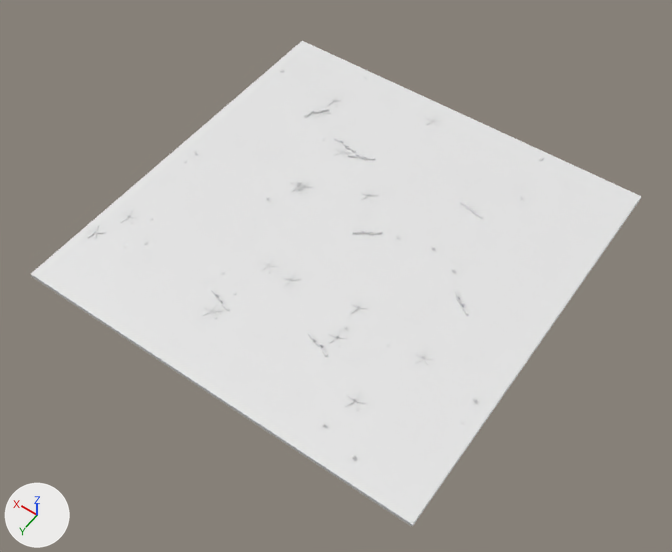
One commit to the FBX model Assets/Art/Models/SH10_L02_Floor.fbx: the scene before it, then after it.
The view is the same before and after, from a camera (50 mm lens) standing at (-15.8, 22.9, 32.4) and looking at (-0.8, 2.0, -0.4). The axes (+X, +Y, +Z) are drawn at lower left. The lights are the same throughout. The first picture is the older version.

The older version as bpy lines, for what is in view:
```python
me_cube_015 = bpy.data.meshes.new('Cube.015')
me_cube_015.from_pydata(...)  # 1686 vertices, 1268 faces; spans x -10.0..10.0, y -10.0..10.0, z -0.2..0.2
# faces by material slot: [6, 13, 35, 144, 480, 70, 200, 320]
me_cube_015.materials.append(mat_sh10_l02_floor_base)  # white #e7e7e7
me_cube_015.materials.append(mat_sh10_l02_floor_soil)  # white #e7e7e7
me_cube_015.materials.append(mat_sh10_l02_floor_leaves)  # white #e7e7e7
me_cube_015.materials.append(mat_sh10_l02_floor_root)  # white #e7e7e7
me_cube_015.materials.append(mat_sh10_l02_floor_fern)  # white #e7e7e7
me_cube_015.materials.append(mat_sh10_l02_floor_bone)  # white #e7e7e7
me_cube_015.materials.append(mat_sh10_l02_floor_glow)  # white #e7e7e7
me_cube_015.materials.append(mat_sh10_l02_floor_stone)  # white #e7e7e7
ob_sh10_l02_floor = bpy.data.objects.new('SH10_L02_Floor', me_cube_015)
ob_sh10_l02_floor.location = (0.0, 0.0, 0.0)
```
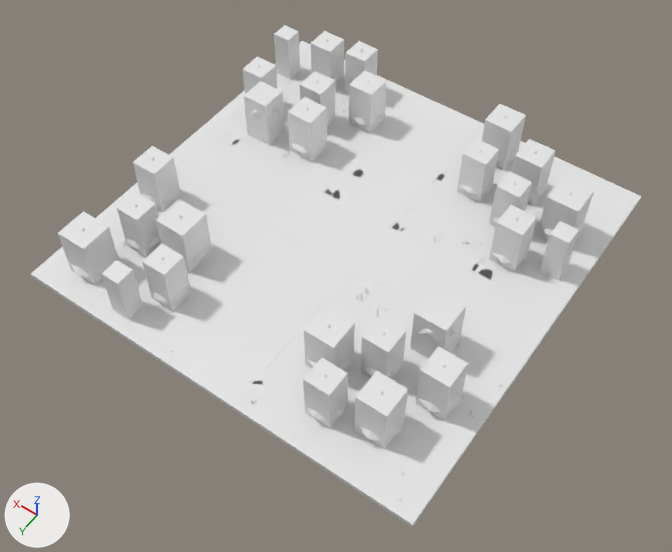
The change, as a list of edits to the scene's bpy script:
```text
Change me_cube_015:
    remove me_cube_015.from_pydata(...)  # 1686 vertices, 1268 faces; spans x -10.0..10.0, y -10.0..10.0, z -0.2..0.2
    add me_cube_015.from_pydata(...)  # 1576 vertices, 1176 faces; spans x -10.0..10.0, y -10.0..10.0, z -0.2..0.3
    me_cube_015 part 1: the loose piece of 7 vertices spanning x -9.0..-8.3, y -4.7..-4.0, z 0.0 is turned 97 degrees about the z axis through its middle and scaled by 0.904, then moved by (10.9, 2.9, 0.0)
    me_cube_015 part 2: the loose piece of 7 vertices spanning x 1.1..2.4, y 2.7..3.7, z 0.0 is turned 8.5 degrees about the z axis through its middle and scaled by 0.624, then moved by (-8.1, -4.8, 0.0), in mat_sh10_l02_floor_soil (white #e7e7e7)
    me_cube_015 part 3: the loose piece of 7 vertices spanning x -5.1..-4.1, y -8.0..-7.0, z 0.0 is copied, and the copy is turned 142.1 degrees about the z axis through its middle and scaled by 0.953, then moved by (3.1, 5.9, 0.0), in mat_sh10_l02_floor_soil (white #e7e7e7); it spans x -2.0..-1.1, y -2.1..-1.2, z 0.0
    me_cube_015 part 4: the loose piece of 7 vertices spanning x -4.6..-3.5, y 2.8..3.8, z 0.0 is copied, and the copy is turned -133.6 degrees about the z axis through its middle and scaled by 0.944, then moved by (6.0, -4.7, 0.0), in mat_sh10_l02_floor_soil (white #e7e7e7); it spans x 1.4..2.3, y -2.1..-0.9, z 0.0
    me_cube_015 part 5: the loose piece of 7 vertices spanning x -7.1..-5.3, y -0.9..0.4, z 0.0 is copied, and the copy is turned -21.7 degrees about the z axis through its middle and scaled by 0.669, then moved by (0.1, -1.4, 0.0), in mat_sh10_l02_floor_soil (white #e7e7e7); it spans x -6.7..-5.7, y -2.1..-1.2, z 0.0
    me_cube_015 part 6: the loose piece of 7 vertices spanning x -4.6..-3.5, y 2.8..3.8, z 0.0 is copied, and the copy is scaled about its middle by (-0.848, -0.792, 1), then moved by (12.3, -5.0, 0.0), in mat_sh10_l02_floor_soil (white #e7e7e7); it spans x 7.8..8.7, y -2.1..-1.3, z 0.0
    me_cube_015 part 7: the loose piece of 7 vertices spanning x 6.3..7.7, y 5.8..7.0, z 0.0 is copied, and the copy is scaled about its middle by (0.424, 0.531, 1), then moved by (0.8, -8.1, 0.0), in mat_sh10_l02_floor_soil (white #e7e7e7); it spans x 7.4..8.0, y -2.0..-1.3, z 0.0
    me_cube_015 part 8: the loose piece of 7 vertices spanning x -3.6..-2.3, y 7.7..9.1, z 0.0 is copied, and the copy is turned 62.7 degrees about the z axis through its middle and scaled by 0.62, then moved by (1.5, -0.2, 0.0); it spans x -1.9..-1.1, y 7.8..8.7, z 0.0
    me_cube_015 part 9: the loose piece of 7 vertices spanning x -7.1..-5.3, y -0.9..0.4, z 0.0 is copied, and the copy is scaled about its middle by (-0.577, -0.592, 1), then moved by (7.7, -3.2, 0.0), in mat_sh10_l02_floor_soil (white #e7e7e7); it spans x 1.0..2.0, y -3.8..-3.0, z 0.0
    me_cube_015 part 10: 155 loose pieces with 1378 vertices, spanning x -9.4..9.8, y -9.6..9.8, z -0.1..0.2, are deleted
    me_cube_015 part 11: 6 vertices moved within x -2.7..9.0, y 1.4..6.4, z 0.0; 230 vertices removed from x -9.3..9.4, y -9.4..7.4, z 0.0..0.1; 1330 vertices added at x -10.0..10.0, y -10.0..10.0, z 0.0..0.3
    other edits to the shape of me_cube_015 do not show in these pictures
    remove me_cube_015.materials.append(mat_sh10_l02_floor_leaves)  # white #e7e7e7
    remove me_cube_015.materials.append(mat_sh10_l02_floor_root)  # white #e7e7e7
    remove me_cube_015.materials.append(mat_sh10_l02_floor_fern)  # white #e7e7e7
    remove me_cube_015.materials.append(mat_sh10_l02_floor_bone)  # white #e7e7e7
    add me_cube_015.materials.append(mat_sh10_l02_floor_moss)  # white #e7e7e7
    add me_cube_015.materials.append(mat_sh10_l02_floor_tuft)  # white #e7e7e7
    add me_cube_015.materials.append(mat_sh10_l02_floor_flower1)  # white #e7e7e7
    add me_cube_015.materials.append(mat_sh10_l02_floor_flower2)  # white #e7e7e7
Add ob_sh10_l02_floor_obstacles:
    ob_sh10_l02_floor_obstacles = bpy.data.objects.new('SH10_L02_Floor_Obstacles', me_cone_272)  # 1026 vertices, 926 faces; spans x -9.1..9.5, y -9.4..9.3, z 0.0..2.7; in mat_sh10_l02_floor_fern (white #e7e7e7), mat_sh10_l02_floor_leaves (white #e7e7e7), mat_sh10_l02_floor_bone (white #e7e7e7)
    ob_sh10_l02_floor_obstacles.location = (0.0, 0.0, 0.0)
Add ob_sh10_l02_floor_blockers:
    ob_sh10_l02_floor_blockers = bpy.data.objects.new('SH10_L02_Floor_Blockers', me_cube_104)  # 216 vertices, 162 faces; spans x -9.1..9.5, y -9.1..9.3, z 0.0..2.5; in mat_sh10_l02_floor_root (white #e7e7e7)
    ob_sh10_l02_floor_blockers.location = (0.0, 0.0, 0.0)
```

Location of each change, [x1, y1, x2, y2] in pixels of the pictures (672 x 552 px; the box of a moved part takes in the faces that stretch with it):
'SH10_L02_Floor_Blockers', added: after [58, 25, 594, 449]
'SH10_L02_Floor_Obstacles', added (mostly hidden): after [71, 39, 584, 441]
part 1 of me_cube_015, moved or reshaped: before [554, 253, 570, 263]; after [322, 189, 332, 196]
part 2 of me_cube_015, moved or reshaped: before [258, 251, 287, 271]; after [479, 269, 495, 280]
part 3 of me_cube_015, added: after [392, 220, 405, 232]
part 4 of me_cube_015, added: after [325, 189, 340, 200]
part 5 of me_cube_015, added: after [472, 263, 493, 280]
part 6 of me_cube_015, added: after [222, 133, 240, 145]
part 7 of me_cube_015, added: after [232, 140, 243, 148]
part 8 of me_cube_015, added: after [253, 369, 268, 384]
part 9 of me_cube_015, added: after [353, 169, 366, 180]
part 10 of me_cube_015, deleted: before [87, 64, 579, 459]
part 11 of me_cube_015, built on: before [95, 59, 602, 410]; after [78, 64, 610, 500]
